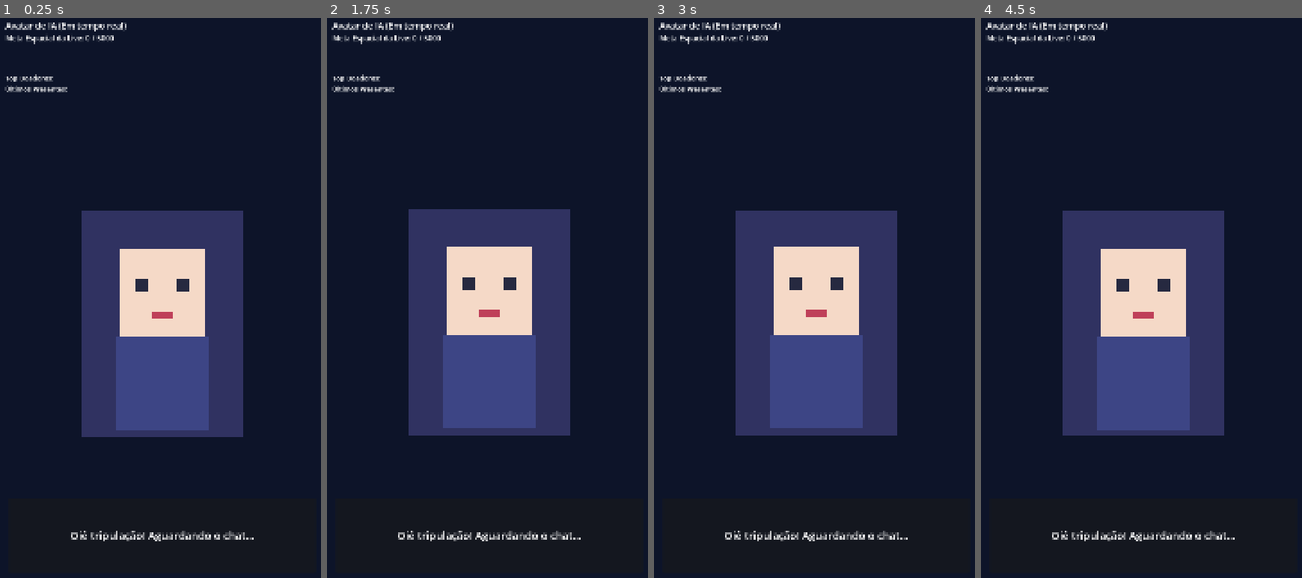
Above: before the commit, frames 1-4 (left to right).
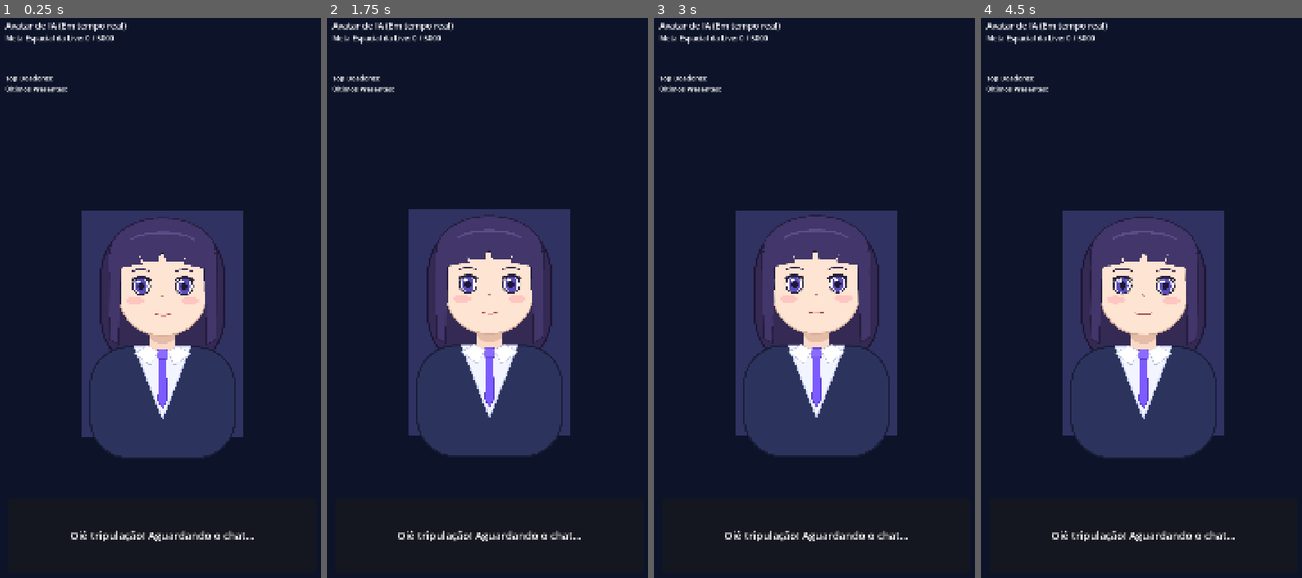
Above: after the commit, the same moments.

Repository: PauloHFA/Plataforma-Live-Avatar-IA-TikTok
Game: Godot game, scene res://scenes/main.tscn
Two runs of this game, one before a commit and one after it. Both use one fixed random seed, a clock stepped at 60 frames per second and the inputs below.
Inputs:
- Up to frame 1 (0.25 s): no input
- Up to frame 2 (1.75 s): no input
- Up to frame 3 (3 s): no input
- Up to frame 4 (4.5 s): no input

The runs differ from the first frame. In frame 1, 8.4% of the frame differs, in the area x 27-74%, y 35-79%; in frame 2, 8.4%; in frame 3, 8.4%; in frame 4, 8.6%.

Commit message:
feat(godot): add layered 2D sprite avatar with viseme lipsync, blinking, head sway, and geometric fallback

Diff:
--- a/godot/scenes/avatar.tscn
+++ b/godot/scenes/avatar.tscn
@@ -17,21 +17,39 @@
 offset_bottom = 360.0
 color = Color(0.55, 0.5, 0.95, 0.28)
 
-[node name="Torso" type="ColorRect" parent="BodyRoot"]
+[node name="SpriteRig" type="Node2D" parent="BodyRoot"]
+visible = false
+scale = Vector2(1.15, 1.15)
+
+[node name="BackHairSprite" type="Sprite2D" parent="BodyRoot/SpriteRig"]
+
+[node name="BodySprite" type="Sprite2D" parent="BodyRoot/SpriteRig"]
+
+[node name="HeadPivot" type="Node2D" parent="BodyRoot/SpriteRig"]
+
+[node name="HeadSprite" type="Sprite2D" parent="BodyRoot/SpriteRig/HeadPivot"]
+
+[node name="EyesSprite" type="Sprite2D" parent="BodyRoot/SpriteRig/HeadPivot"]
+
+[node name="MouthSprite" type="Sprite2D" parent="BodyRoot/SpriteRig/HeadPivot"]
+
+[node name="FallbackRig" type="Node2D" parent="BodyRoot"]
+
+[node name="Torso" type="ColorRect" parent="BodyRoot/FallbackRig"]
 offset_left = -150.0
 offset_top = 40.0
 offset_right = 150.0
 offset_bottom = 340.0
 color = Color(0.24, 0.27, 0.52, 1)
 
-[node name="Head" type="ColorRect" parent="BodyRoot"]
+[node name="Head" type="ColorRect" parent="BodyRoot/FallbackRig"]
 offset_left = -140.0
 offset_top = -240.0
 offset_right = 140.0
 offset_bottom = 40.0
 color = Color(0.96, 0.85, 0.78, 1)
 
-[node name="LeftEye" type="ColorRect" parent="BodyRoot/Head"]
+[node name="LeftEye" type="ColorRect" parent="BodyRoot/FallbackRig/Head"]
 offset_left = 55.0
 offset_top = 95.0
 offset_right = 95.0
@@ -39,7 +57,7 @@
 pivot_offset = Vector2(20, 20)
 color = Color(0.15, 0.16, 0.25, 1)
 
-[node name="RightEye" type="ColorRect" parent="BodyRoot/Head"]
+[node name="RightEye" type="ColorRect" parent="BodyRoot/FallbackRig/Head"]
 offset_left = 185.0
 offset_top = 95.0
 offset_right = 225.0
@@ -47,7 +65,7 @@
 pivot_offset = Vector2(20, 20)
 color = Color(0.15, 0.16, 0.25, 1)
 
-[node name="Mouth" type="ColorRect" parent="BodyRoot/Head"]
+[node name="Mouth" type="ColorRect" parent="BodyRoot/FallbackRig/Head"]
 offset_left = 105.0
 offset_top = 200.0
 offset_right = 175.0
--- a/godot/scripts/avatar_controller.gd
+++ b/godot/scripts/avatar_controller.gd
@@ -8,6 +8,7 @@
 
 @export var breath_speed: float = 2.0
 @export var blink_interval: float = 3.8
+@export var sprite_base_dir: String = "res://assets/avatar"
 
 var current_state: State = State.IDLE
 var _time: float = 0.0
@@ -15,10 +16,24 @@
 var _current_id: String = ""
 var _viseme_frames: Array = []
 var _speech_elapsed: float = 0.0
+var _using_sprites: bool = false
+var _is_blinking: bool = false
+var _eye_expression: String = "open"
+
+var _eye_textures: Dictionary = {}
+var _mouth_textures: Dictionary = {}
 
 @onready var body_root: Node2D = $BodyRoot
-@onready var left_eye: ColorRect = $BodyRoot/Head/LeftEye
-@onready var right_eye: ColorRect = $BodyRoot/Head/RightEye
+@onready var sprite_rig: Node2D = $BodyRoot/SpriteRig
+@onready var back_hair_sprite: Sprite2D = $BodyRoot/SpriteRig/BackHairSprite
+@onready var body_sprite: Sprite2D = $BodyRoot/SpriteRig/BodySprite
+@onready var head_pivot: Node2D = $BodyRoot/SpriteRig/HeadPivot
+@onready var head_sprite: Sprite2D = $BodyRoot/SpriteRig/HeadPivot/HeadSprite
+@onready var eyes_sprite: Sprite2D = $BodyRoot/SpriteRig/HeadPivot/EyesSprite
+@onready var mouth_sprite: Sprite2D = $BodyRoot/SpriteRig/HeadPivot/MouthSprite
+@onready var fallback_rig: Node2D = $BodyRoot/FallbackRig
+@onready var left_eye: ColorRect = $BodyRoot/FallbackRig/Head/LeftEye
+@onready var right_eye: ColorRect = $BodyRoot/FallbackRig/Head/RightEye
 @onready var audio_player: AudioStreamPlayer = $VoicePlayer
 @onready var lipsync = $LipSync
 @onready var emotion_system = $EmotionSystem
@@ -27,6 +42,84 @@
 func _ready() -> void:
 	audio_player.bus = &"Voice"
 	audio_player.finished.connect(_on_audio_finished)
+	_load_sprite_layers()
+
+
+func _load_layer_texture(filename: String) -> Texture2D:
+	var res_path := "%s/%s" % [sprite_base_dir, filename]
+	if ResourceLoader.exists(res_path):
+		var loaded := load(res_path)
+		if loaded is Texture2D:
+			return loaded
+	var abs_path := ProjectSettings.globalize_path(res_path)
+	if FileAccess.file_exists(abs_path):
+		var img := Image.load_from_file(abs_path)
+		if img != null and not img.is_empty():
+			return ImageTexture.create_from_image(img)
+	return null
+
+
+func _load_sprite_layers() -> void:
+	var body_tex := _load_layer_texture("body.png")
+	var head_tex := _load_layer_texture("head.png")
+	if body_tex == null or head_tex == null:
+		_using_sprites = false
+		if sprite_rig != null:
+			sprite_rig.visible = false
+		if fallback_rig != null:
+			fallback_rig.visible = true
+		return
+
+	var back_hair_tex := _load_layer_texture("back_hair.png")
+	if back_hair_sprite != null:
+		back_hair_sprite.texture = back_hair_tex
+	if body_sprite != null:
+		body_sprite.texture = body_tex
+	if head_sprite != null:
+		head_sprite.texture = head_tex
+
+	for key in ["open", "closed", "happy"]:
+		var tex := _load_layer_texture("eyes_%s.png" % key)
+		if tex != null:
+			_eye_textures[key] = tex
+
+	var mouth_map := {
+		"sil": "mouth_sil.png",
+		"PP": "mouth_sil.png",
+		"aa": "mouth_aa.png",
+		"E": "mouth_ee.png",
+		"ih": "mouth_ih.png",
+		"oh": "mouth_oh.png",
+		"ou": "mouth_ou.png",
+	}
+	for viseme in mouth_map.keys():
+		var mtex := _load_layer_texture(String(mouth_map[viseme]))
+		if mtex != null:
+			_mouth_textures[viseme] = mtex
+
+	_using_sprites = true
+	if sprite_rig != null:
+		sprite_rig.visible = true
+	if fallback_rig != null:
+		fallback_rig.visible = false
+	_apply_eye_texture()
+	if lipsync != null and lipsync.has_method("configure_sprite_mouth"):
+		lipsync.configure_sprite_mouth(mouth_sprite, _mouth_textures)
+
+
+func _apply_eye_texture() -> void:
+	if not _using_sprites or eyes_sprite == null:
+		return
+	var target_key := "closed" if _is_blinking else _eye_expression
+	if _eye_textures.has(target_key):
+		eyes_sprite.texture = _eye_textures[target_key]
+	elif _eye_textures.has("open"):
+		eyes_sprite.texture = _eye_textures["open"]
+
+
+func set_eye_expression(expr: String) -> void:
+	_eye_expression = expr if _eye_textures.has(expr) else "open"
+	_apply_eye_texture()
 
 
 func _process(delta: float) -> void:
@@ -35,6 +128,11 @@
 	if body_root != null:
 		body_root.position.y = sin(_time * breath_speed) * 6.0
 
+	if _using_sprites and head_pivot != null:
+		var sway_amp := 0.032 if current_state == State.SPEAKING else 0.012
+		head_pivot.rotation = sin(_time * (breath_speed * 0.9)) * sway_amp
+		head_pivot.position.y = sin(_time * (breath_speed * 1.8)) * (2.5 if current_state == State.SPEAKING else 1.0)
+
 	# Piscar procedural
 	_blink_timer += delta
 	if _blink_timer >= blink_interval:
@@ -49,6 +147,17 @@
 
 
 func _blink() -> void:
+	if _using_sprites:
+		if not _eye_textures.has("closed"):
+			return
+		_is_blinking = true
+		_apply_eye_texture()
+		await get_tree().create_timer(0.11).timeout
+		if is_inside_tree():
+			_is_blinking = false
+			_apply_eye_texture()
+		return
+
 	if left_eye == null or right_eye == null:
 		return
 	left_eye.scale.y = 0.15
--- a/godot/scripts/emotion_system.gd
+++ b/godot/scripts/emotion_system.gd
@@ -15,3 +15,7 @@
 func apply_emotion(emotion_name: String) -> void:
 	if aura != null:
 		aura.color = EMOTION_COLORS.get(emotion_name, EMOTION_COLORS["neutral"])
+	var controller := get_parent()
+	if controller != null and controller.has_method("set_eye_expression"):
+		var eye_expr := "happy" if emotion_name == "happy" else "open"
+		controller.set_eye_expression(eye_expr)
--- a/godot/scripts/lipsync.gd
+++ b/godot/scripts/lipsync.gd
@@ -1,11 +1,13 @@
 extends Node
 class_name LipSyncController
 
-@export var mouth_node_path: NodePath = ^"../BodyRoot/Head/Mouth"
+@export var mouth_node_path: NodePath = ^"../BodyRoot/FallbackRig/Head/Mouth"
 @export var sync_offset_seconds: float = 0.0
 
 var _spectrum: AudioEffectSpectrumAnalyzerInstance
 var _mouth_open: float = 0.0
+var _mouth_sprite: Sprite2D = null
+var _mouth_textures: Dictionary = {}
 @onready var _mouth: ColorRect = get_node_or_null(mouth_node_path)
 
 
@@ -13,6 +15,12 @@
 	var idx := AudioServer.get_bus_index(&"Voice")
 	if idx >= 0 and AudioServer.get_bus_effect_count(idx) > 0:
 		_spectrum = AudioServer.get_bus_effect_instance(idx, 0) as AudioEffectSpectrumAnalyzerInstance
+
+
+func configure_sprite_mouth(sprite: Sprite2D, textures: Dictionary) -> void:
+	_mouth_sprite = sprite
+	_mouth_textures = textures
+	reset()
 
 
 func update_mouth(delta: float, viseme: String = "sil") -> void:
@@ -34,11 +42,29 @@
 
 	var target := maxf(amp_open, vis_open)
 	_mouth_open = lerpf(_mouth_open, target, 1.0 - exp(-20.0 * delta))
+
+	if _mouth_sprite != null and not _mouth_textures.is_empty():
+		var selected := viseme
+		if selected == "sil" and amp_open > 0.20:
+			if amp_open > 0.72:
+				selected = "aa"
+			elif amp_open > 0.42:
+				selected = "E"
+			else:
+				selected = "ih"
+		if _mouth_textures.has(selected):
+			_mouth_sprite.texture = _mouth_textures[selected]
+		elif _mouth_textures.has("sil"):
+			_mouth_sprite.texture = _mouth_textures["sil"]
+		return
+
 	if _mouth != null:
 		_mouth.scale.y = lerpf(0.25, 1.8, _mouth_open)
 
 
 func reset() -> void:
 	_mouth_open = 0.0
+	if _mouth_sprite != null and _mouth_textures.has("sil"):
+		_mouth_sprite.texture = _mouth_textures["sil"]
 	if _mouth != null:
 		_mouth.scale.y = 0.25
Binary file added: godot/assets/avatar/back_hair.png
Binary file added: godot/assets/avatar/body.png
Binary file added: godot/assets/avatar/eyes_closed.png
Binary file added: godot/assets/avatar/eyes_happy.png
Binary file added: godot/assets/avatar/eyes_open.png
Binary file added: godot/assets/avatar/head.png
Binary file added: godot/assets/avatar/mouth_aa.png
Binary file added: godot/assets/avatar/mouth_ee.png
Binary file added: godot/assets/avatar/mouth_ih.png
Binary file added: godot/assets/avatar/mouth_oh.png
Binary file added: godot/assets/avatar/mouth_ou.png
Binary file added: godot/assets/avatar/mouth_sil.png
(and 1 more such lines)
